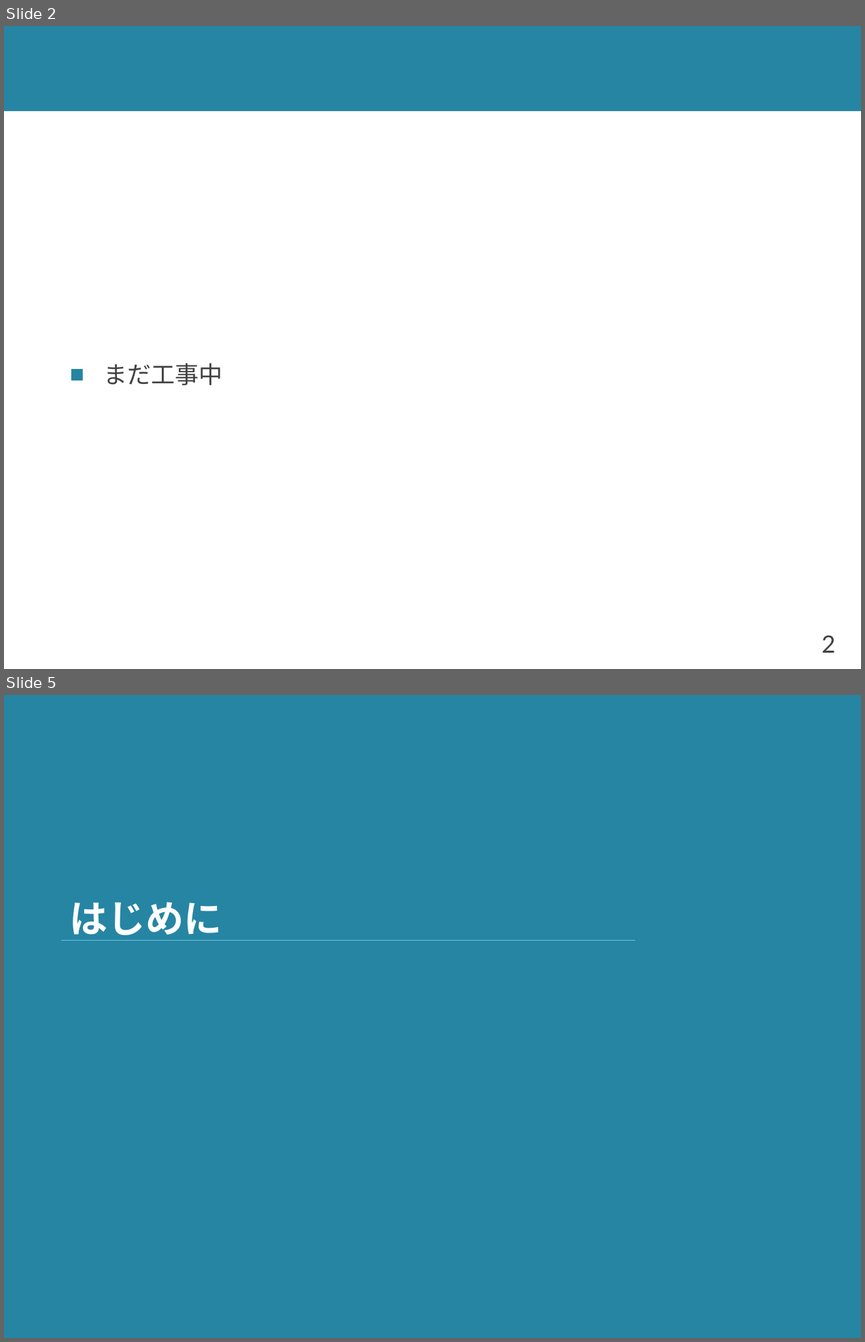
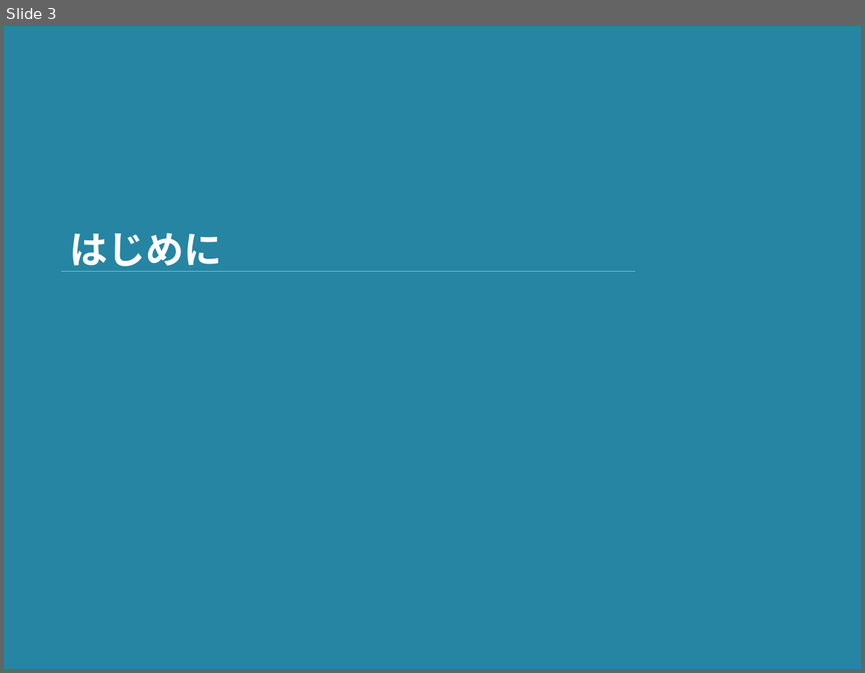
Before and after one commit to shioya-lab/how-to, a slide deck: writing.pptx. Shown one above the other, each under a label of ours: slides 2 and 5 before the commit, slide 3 after it; the slides between them are not shown. The pictures are 865x1342 and 865x673 pixels, drawn with LibreOffice and Linux fonts; fonts in the diff are those of the drawing. Boxes give left, top, right and bottom in pixels: in the first picture for what was removed or moved away, otherwise in the second. Text is boxed around its words. In the diff, an @@ line names an element or a change of style, - is before the commit and + after.

```diff
--- a/writing.pptx
+++ b/writing.pptx
@@ slide 2 removed at (x1=4, y1=26, x2=861, y2=669), background #FFFFFF @@
@@ rectangle removed at (x1=4, y1=26, x2=861, y2=111) @@
@@ text removed at (x1=104, y1=363, x2=223, y2=385) @@
-■ まだ工事中
@@ page number removed at (x1=821, y1=635, x2=835, y2=652) @@
-2
@@ what was slide 5 is now slide 3 @@
```
Also in this commit, not shown: 3 slides changed, 1 other slide removed, 1 other file.
